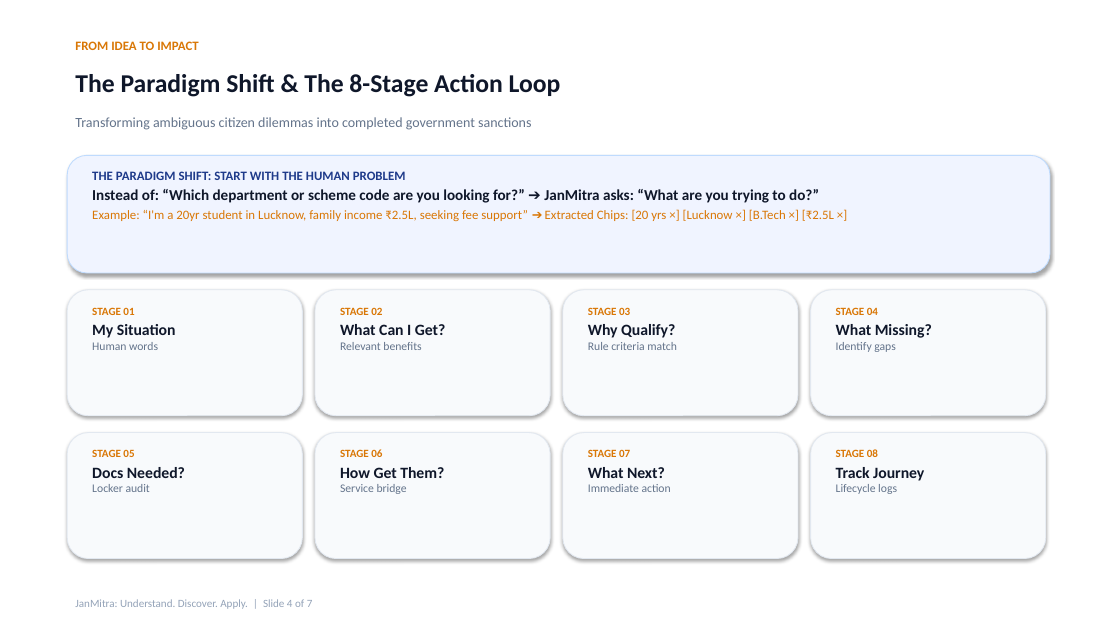
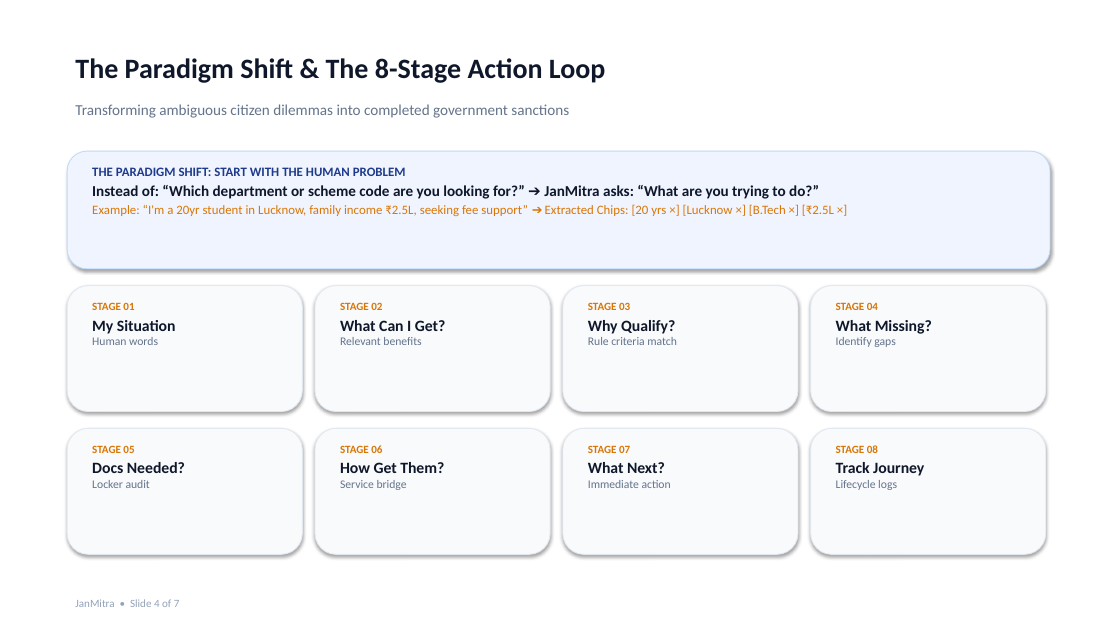
Before and after one commit to samenthamassey127-hue/JanMitra, a slide deck: slide 4 of JanMitra_Presentation.pptx. Drawn at 1120x630 pixels with LibreOffice and Linux fonts; fonts in the diff are those of the drawing. Boxes give left, top, right and bottom in pixels: in the first picture for what was removed or moved away, otherwise in the second. Text is boxed around its words. In the diff, an @@ line names an element or a change of style, - is before the commit and + after.

Commit message:
Add JanMitra presentation deck and technical architecture flowcharts

```diff
--- a/JanMitra_Presentation.pptx
+++ b/JanMitra_Presentation.pptx
@@ text "The Paradigm Shift & The ...": place and size @@
-text "The Paradigm Shift & The ..." at <box>75,74,561,97</box>
+text "The Paradigm Shift & The ..." at <box>75,58,605,83</box>
@@ text "The Paradigm Shift & The ..." at <box>75,58,605,83</box>: size 22 to 24 pt @@
@@ text removed at <box>75,41,199,50</box> @@
-FROM IDEA TO IMPACT
@@ text "Transforming ambiguous citizen dilemmas into ...": place and size @@
-text "Transforming ambiguous citizen dilemmas into ..." at <box>75,117,531,130</box>
+text "Transforming ambiguous citizen dilemmas into ..." at <box>75,104,569,118</box>
@@ text "Transforming ambiguous citizen dilemmas into ..." at <box>75,104,569,118</box>: size 12 to 13 pt @@
@@ 9 texts, 9 rounded rectangles: place and size @@
-9 texts, 9 rounded rectangles at <box>67,155,1050,559</box>
+9 texts, 9 rounded rectangles at <box>67,151,1050,555</box>
@@ text at <box>75,599,180,607</box>: text changed @@
-JanMitra: Understand. Discover. Apply. | Slide 4 of 7
+JanMitra • Slide 4 of 7
```
Also in this commit, not shown: 6 other slides changed, 3 other files.
